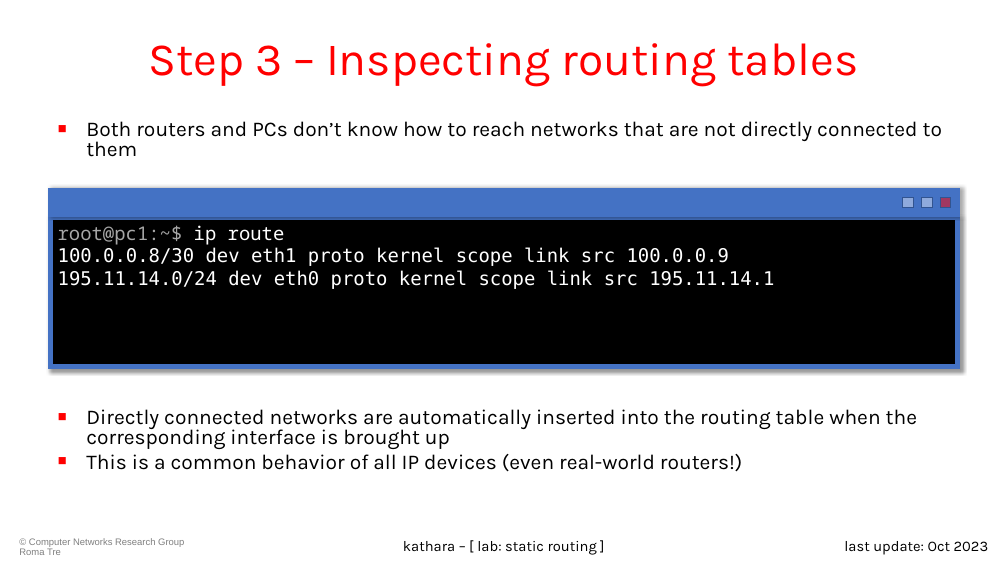
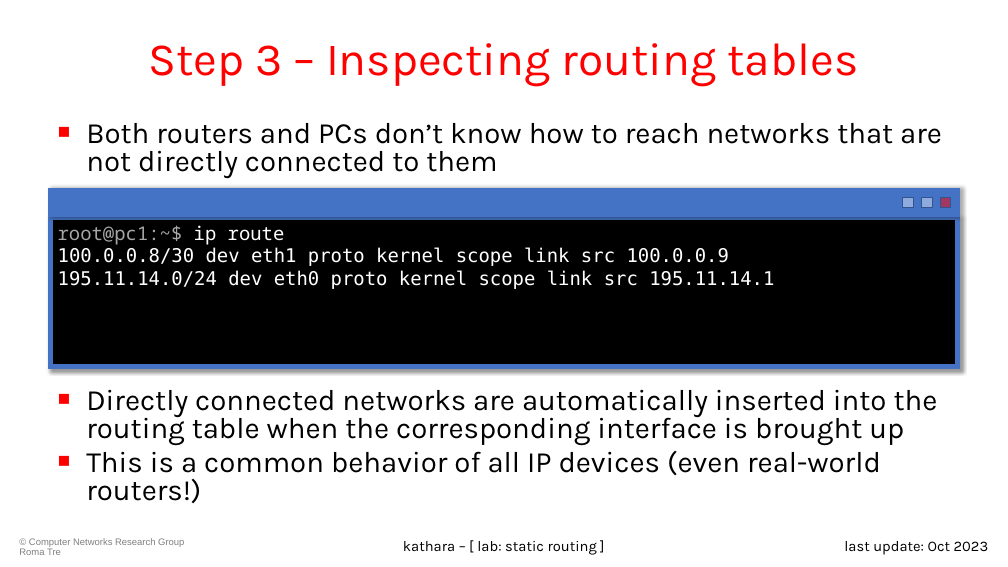
Before and after one commit to KatharaFramework/Kathara-Labs, a slide deck: slide 8 of main-labs/basic-topics/static-routing/004-kathara-lab_static-routing.pptx. Drawn at 1008x567 pixels with LibreOffice and Linux fonts; fonts in the diff are those of the drawing; background and template pictures are left out. Boxes give left, top, right and bottom in pixels: in the first picture for what was removed or moved away, otherwise in the second. Text is boxed around its words. In the diff, an @@ line names an element or a change of style, - is before the commit and + after.

Commit message:
Update some slides to new version (#35)
* Fix some titles in static routing slides

* Update rip lab

* Update RIP Slides, WIP

* Changed rip

* Add lconfig to Kathará introduction

```diff
--- a/main-labs/basic-topics/static-routing/004-kathara-lab_static-routing.pptx
+++ b/main-labs/basic-topics/static-routing/004-kathara-lab_static-routing.pptx
@@ text "Both routers and PCs don’t ..." at [86,123,942,503]: size 20 to 28 pt; more space between paragraphs @@
```
Also in this commit, not shown: 6 other slides changed, 14 other files.
